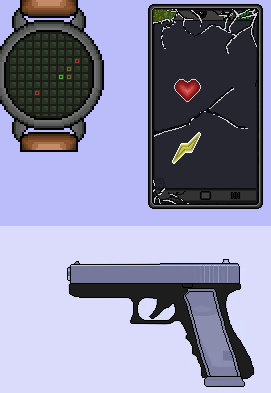
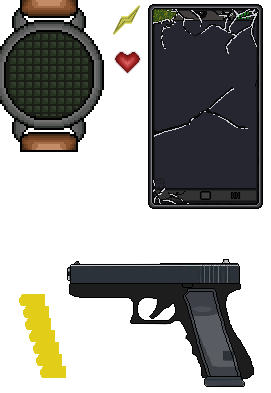
Layers edited between the first and the second 271px x 393px image:
hid "essaye carte" over [35, 59, 79, 95]
added layer "Calque 12" above "ENERGY UNIT +HEALTH UNIT" over [19, 294, 66, 378]
added layer "ENERGY UNIT +HEALTH UNIT" above "bousole minimap upscale" over [112, 4, 141, 74]
painted on "telephone vitals copie" over [172, 79, 201, 164]
"Calque 9": opacity 49% → 100%, painted on it over [0, 226, 271, 393]
hid "Calque 1" over [0, 0, 271, 393]
